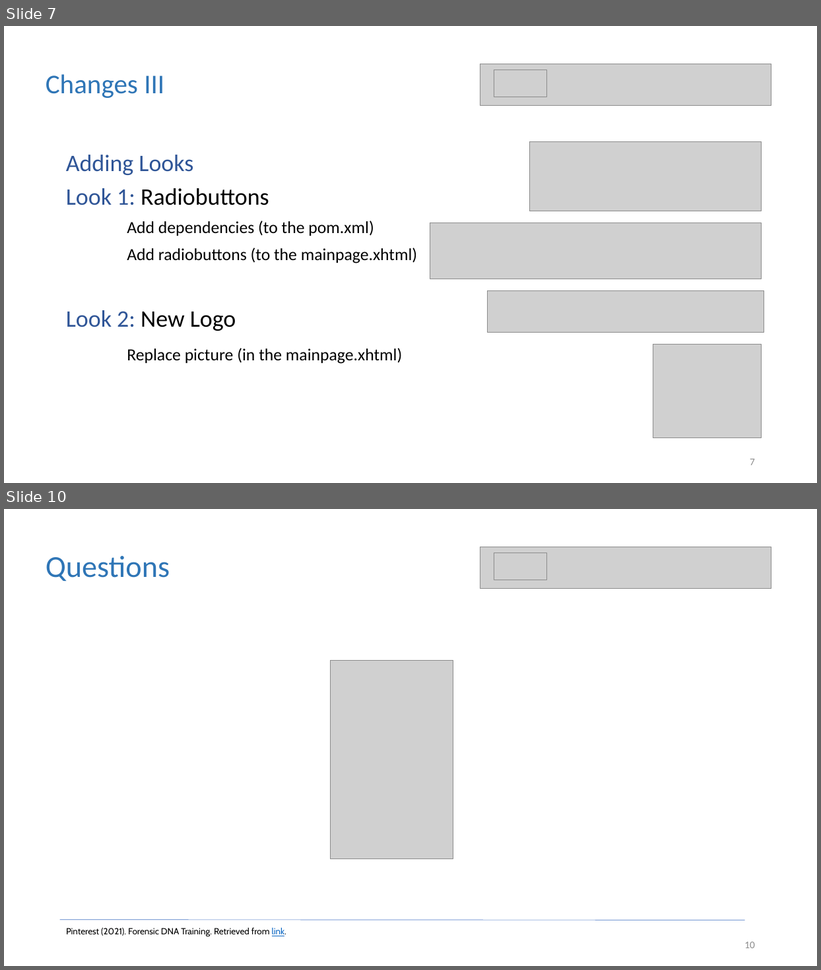
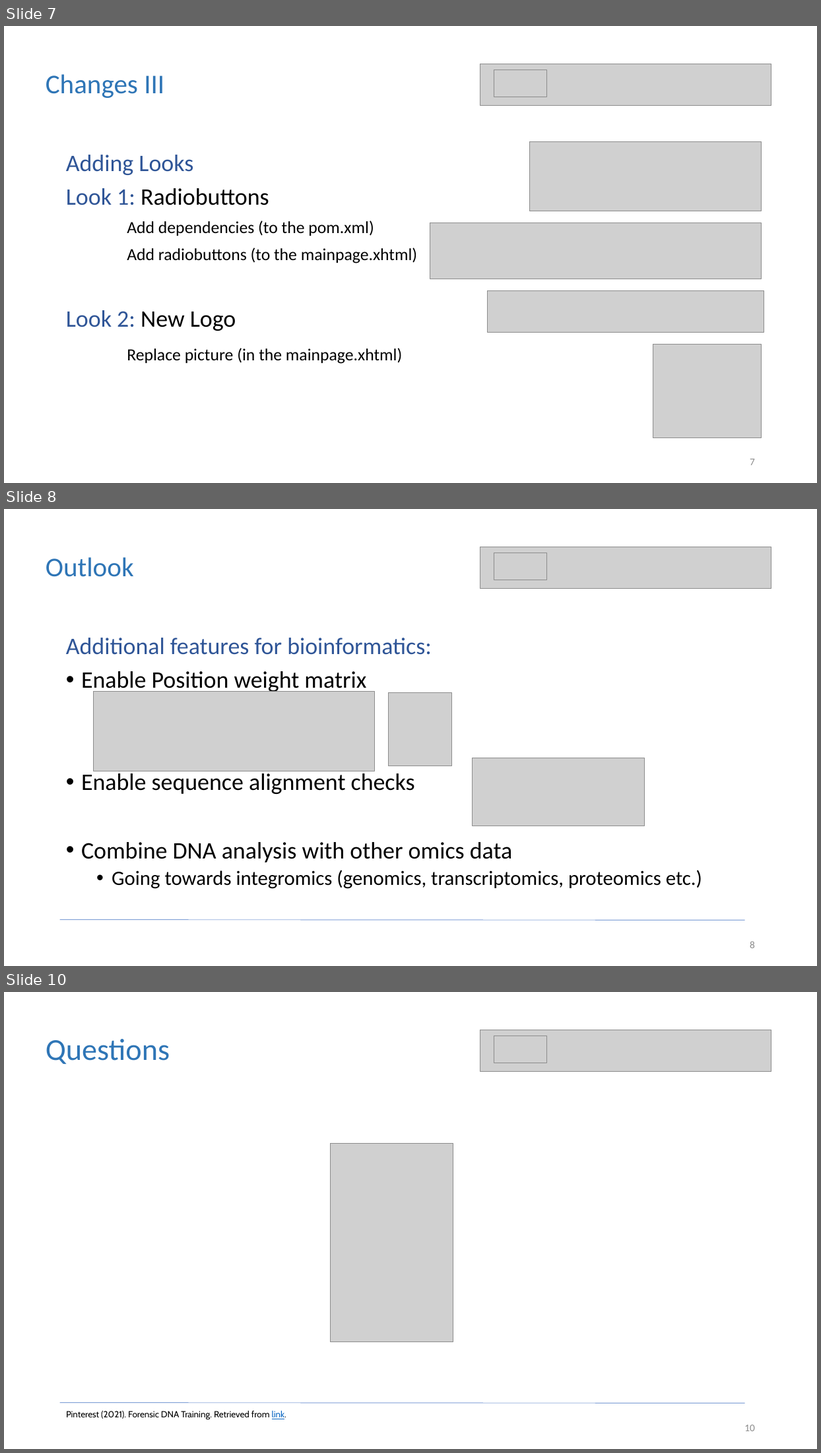
Before and after one commit to christophergalli/Team_Habsburg, a slide deck: GeneService_Presentation.pptx. Shown one above the other, each under a label of ours: slides 7 and 10 before the commit, slides 7, 8 and 10 after it; the slides between them are not shown. The pictures are 821x970 and 821x1453 pixels, drawn with LibreOffice and Linux fonts; fonts in the diff are those of the drawing; grey boxes stand for pictures. Boxes give left, top, right and bottom in pixels: in the first picture for what was removed or moved away, otherwise in the second. Text is boxed around its words. In the diff, an @@ line names an element or a change of style, - is before the commit and + after.

```diff
--- a/GeneService_Presentation.pptx
+++ b/GeneService_Presentation.pptx
@@ slide 8 added at [4, 509, 817, 966], background #FFFFFF @@
@@ picture added at [481, 547, 772, 588] @@
@@ text added at [46, 557, 134, 577], 32 pt, text #2E75B6 @@
+Outlook
@@ picture added at [494, 553, 547, 580] @@
@@ text added at [66, 638, 702, 889], 28 pt, text #000000 @@
+Additional features for bioinformatics:
+• Enable Position weight matrix
+• Enable sequence alignment checks
+• Combine DNA analysis with other omics data
+  • Going towards integromics (genomics, transcriptomics, proteomics etc.)
@@ picture added at [93, 692, 375, 771] @@
@@ picture added at [388, 693, 451, 766] @@
@@ picture added at [473, 758, 644, 826] @@
@@ line added from (60, 920) to (745, 921), #4472C4 0.5 pt @@
@@ page number added at [750, 941, 755, 949], 12 pt, text #8C8C8C @@
+8
```
Also in this commit, not shown: 2 slides changed, 1 slide removed.
